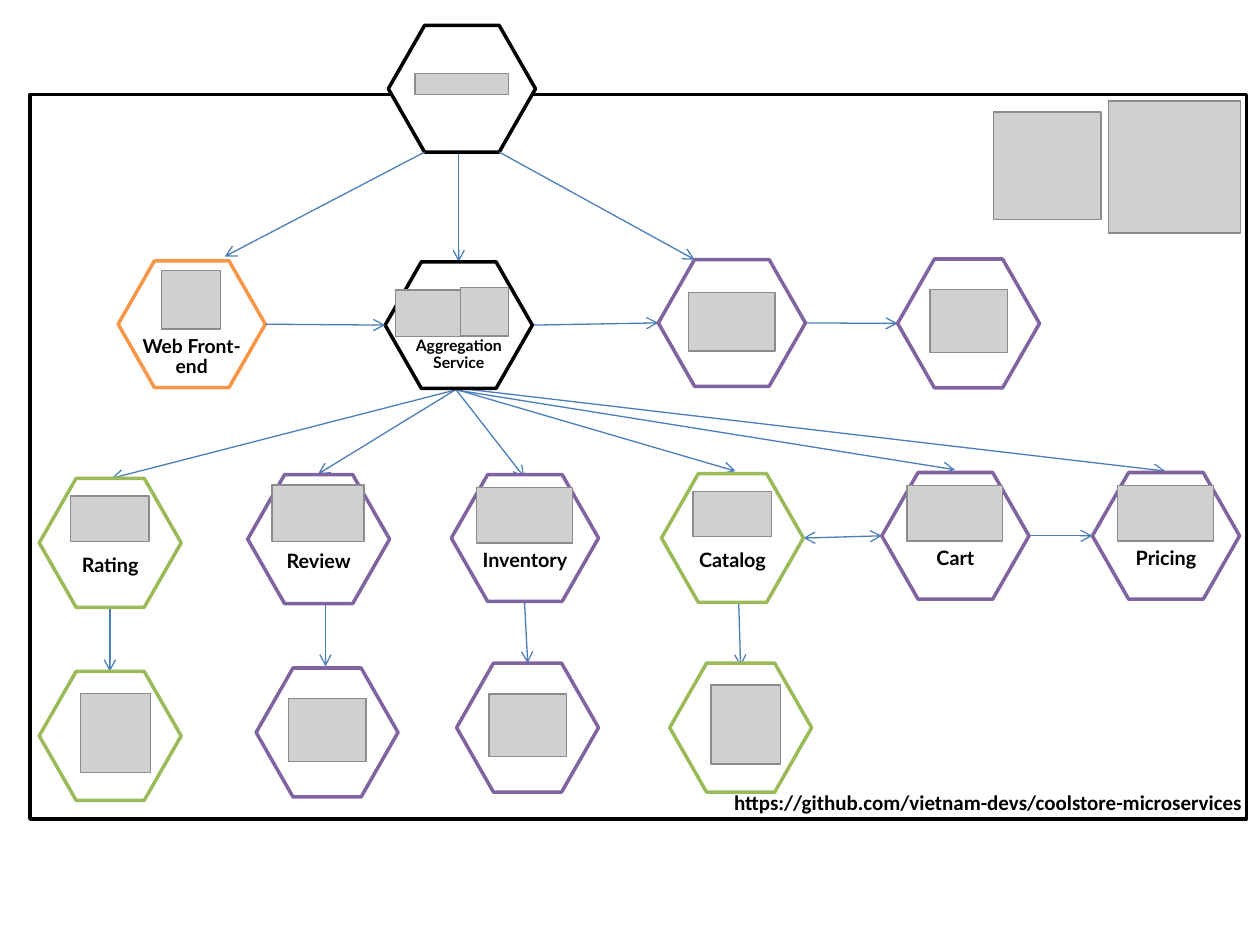
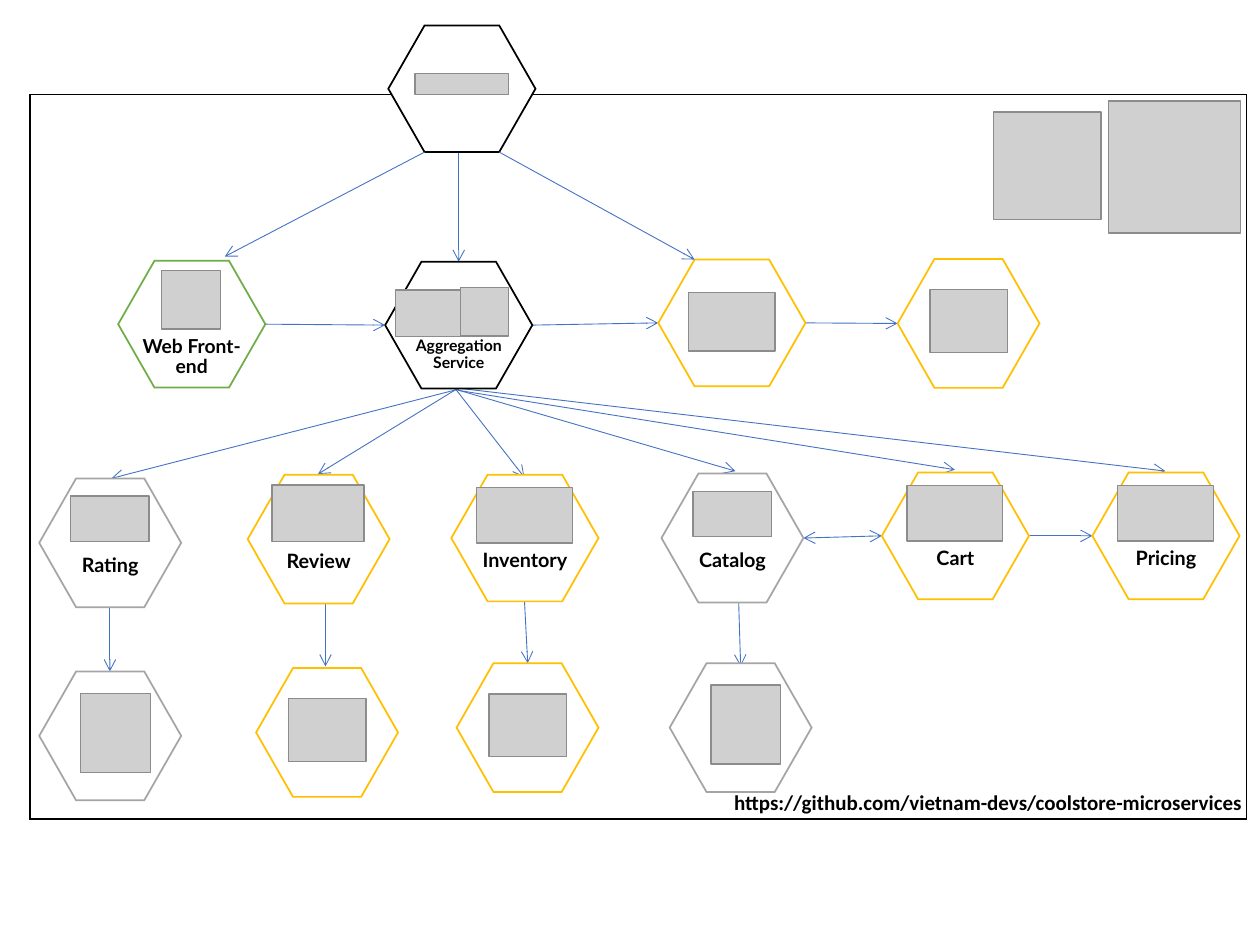
Before and after one commit to ProgrammeChef/microservices-coolstore, a slide deck: slide 4 of assets/state-of-the-art.pptx (slide 3 before the commit). Drawn at 1260x945 pixels with LibreOffice and Linux fonts; fonts in the diff are those of the drawing; grey boxes stand for pictures. Boxes give left, top, right and bottom in pixels: in the first picture for what was removed or moved away, otherwise in the second. Text is boxed around its words. In the diff, an @@ line names an element or a change of style, - is before the commit and + after.

Commit message:
change name of classes and services #9

```diff
--- a/assets/state-of-the-art.pptx
+++ b/assets/state-of-the-art.pptx
@@ outline #000000 2 pt to #000000 1 pt in 3 elements at <box>386,262,533,389</box>, <box>30,94,1246,819</box>, <box>388,25,536,152</box> @@
@@ arrow (459, 146) - (459, 262): stroke #4B7EBC 0.75 pt to #4472C4 0.5 pt @@
@@ arrow (425, 152) - (224, 257): stroke #4B7EBC 0.75 pt to #4472C4 0.5 pt @@
@@ arrow (499, 152) - (694, 260): stroke #4B7EBC 0.75 pt to #4472C4 0.5 pt @@
@@ hexagon "Web Front-end" at <box>118,261,266,388</box>: outline #F79646 2 pt to #70AD47 1 pt @@
@@ outline #8064A2 2 pt to #FFC000 1 pt in 8 elements at <box>248,475,391,604</box>, <box>451,475,598,602</box>, <box>882,472,1029,600</box>, <box>1092,472,1240,600</box>, <box>256,668,398,796</box>, <box>456,663,598,791</box>, <box>658,260,805,387</box>, <box>897,260,1040,388</box> @@
@@ arrow (266, 324) - (386, 325): stroke #4B7EBC 0.75 pt to #4472C4 0.5 pt @@
@@ arrow (532, 325) - (658, 323): stroke #4B7EBC 0.75 pt to #4472C4 0.5 pt @@
@@ arrow (805, 323) - (897, 324): stroke #4B7EBC 0.75 pt to #4472C4 0.5 pt @@
@@ arrow (459, 389) - (112, 479): stroke #4B7EBC 0.75 pt to #4472C4 0.5 pt @@
@@ arrow (456, 389) - (318, 474): stroke #4B7EBC 0.75 pt to #4472C4 0.5 pt @@
@@ arrow (455, 388) - (524, 478): stroke #4B7EBC 0.75 pt to #4472C4 0.5 pt @@
@@ arrow (456, 389) - (736, 471): stroke #4B7EBC 0.75 pt to #4472C4 0.5 pt @@
@@ arrow (459, 388) - (1166, 471): stroke #4B7EBC 0.75 pt to #4472C4 0.5 pt @@
@@ arrow (457, 391) - (955, 470): stroke #4B7EBC 0.75 pt to #4472C4 0.5 pt @@
@@ double arrow (804, 538) - (882, 536): stroke #4B7EBC 0.75 pt to #4472C4 0.5 pt @@
@@ arrow (1029, 536) - (1092, 536): stroke #4B7EBC 0.75 pt to #4472C4 0.5 pt @@
@@ arrow (325, 595) - (325, 667): stroke #4B7EBC 0.75 pt to #4472C4 0.5 pt @@
@@ arrow (110, 607) - (110, 672): stroke #4B7EBC 0.75 pt to #4472C4 0.5 pt @@
@@ arrow (524, 600) - (528, 663): stroke #4B7EBC 0.75 pt to #4472C4 0.5 pt @@
@@ arrow (738, 602) - (741, 667): stroke #4B7EBC 0.75 pt to #4472C4 0.5 pt @@
@@ outline #9BBB59 2 pt to #A5A5A5 1 pt in 4 elements at <box>39,479,181,607</box>, <box>662,474,804,602</box>, <box>670,663,813,791</box>, <box>39,672,181,800</box> @@
```
Also in this commit, not shown: 2 other slides changed, 1 slide added, 18 other files.
